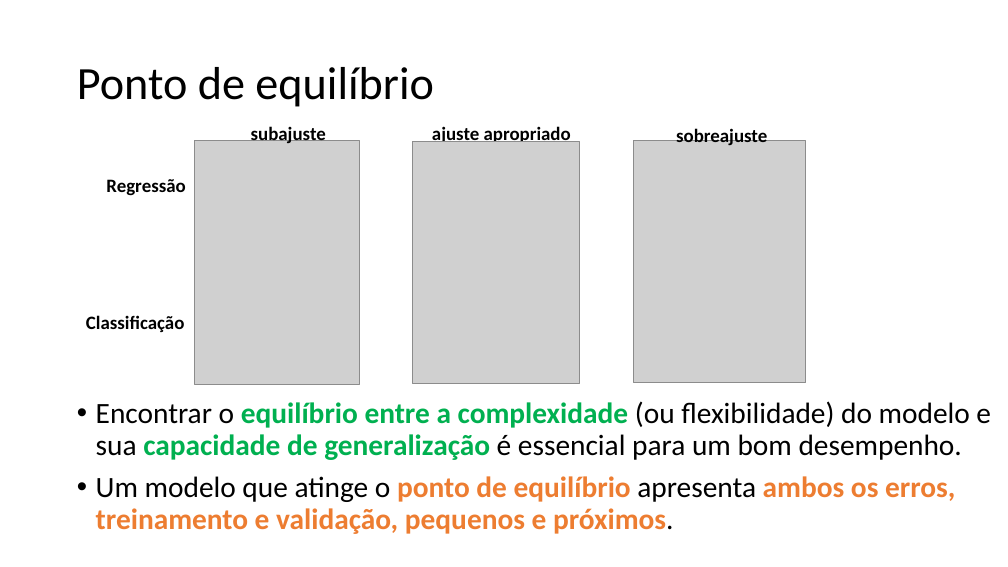
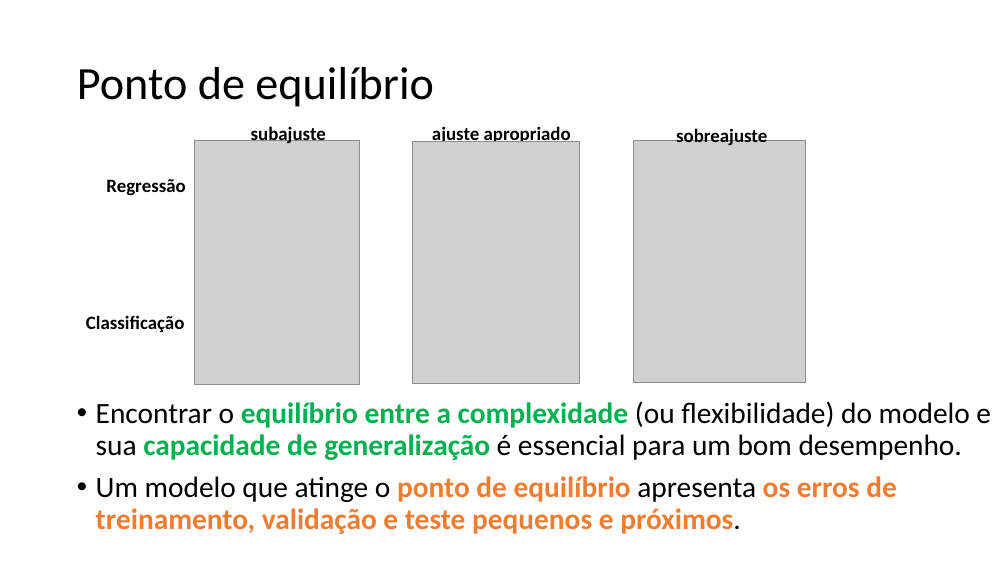
Before and after one commit to zz4fap/c24_inteligencia_artificial, a slide deck: slide 71 of slides/C24_Regressão.pptx. Drawn at 1008x567 pixels with LibreOffice and Linux fonts; fonts in the diff are those of the drawing; grey boxes stand for pictures. Boxes give left, top, right and bottom in pixels: in the first picture for what was removed or moved away, otherwise in the second. Text is boxed around its words. In the diff, an @@ line names an element or a change of style, - is before the commit and + after.

```diff
--- a/slides/C24_Regressão.pptx
+++ b/slides/C24_Regressão.pptx
@@ text at <box>96,476,897,534</box>: text changed @@
-• Um modelo que atinge o ponto de equilíbrio apresenta ambos os erros, treinamento e validação, pequenos e próximos.
+• Um modelo que atinge o ponto de equilíbrio apresenta os erros de treinamento, validação e teste pequenos e próximos.
```
Also in this commit, not shown: 11 other slides changed, 1 other file.
